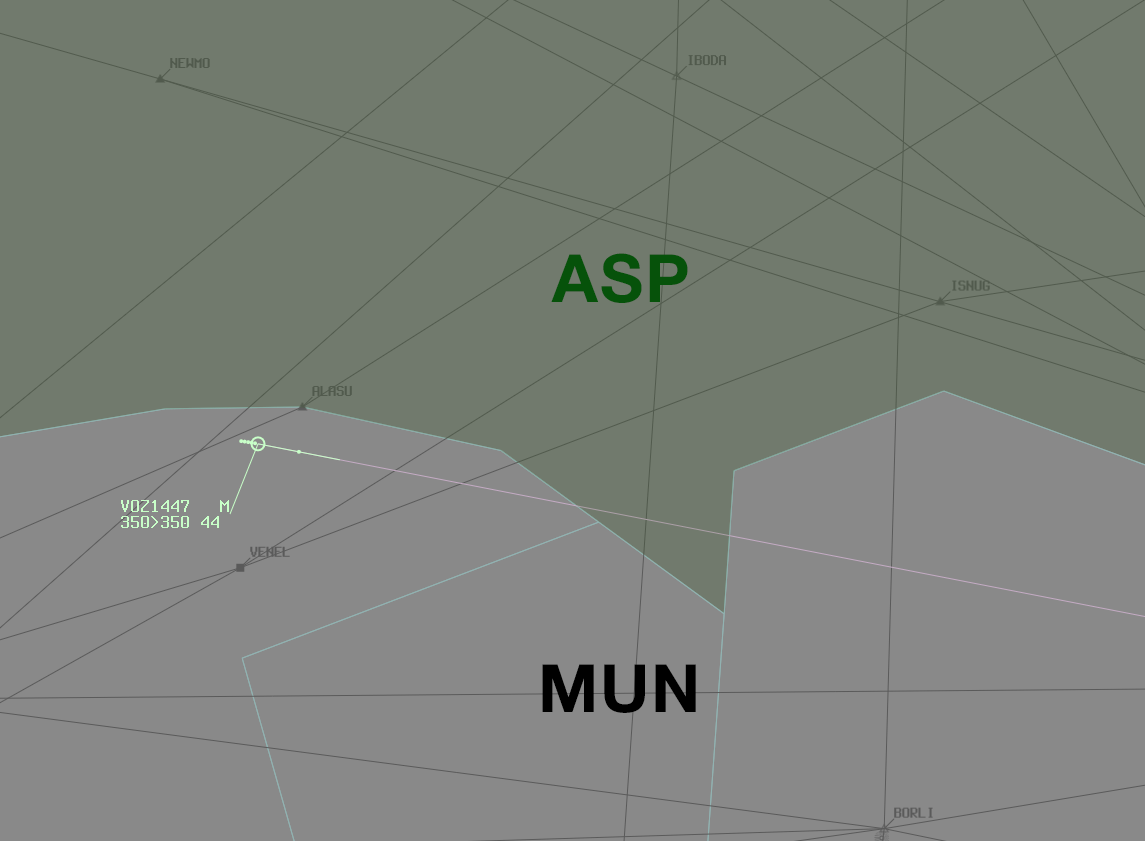
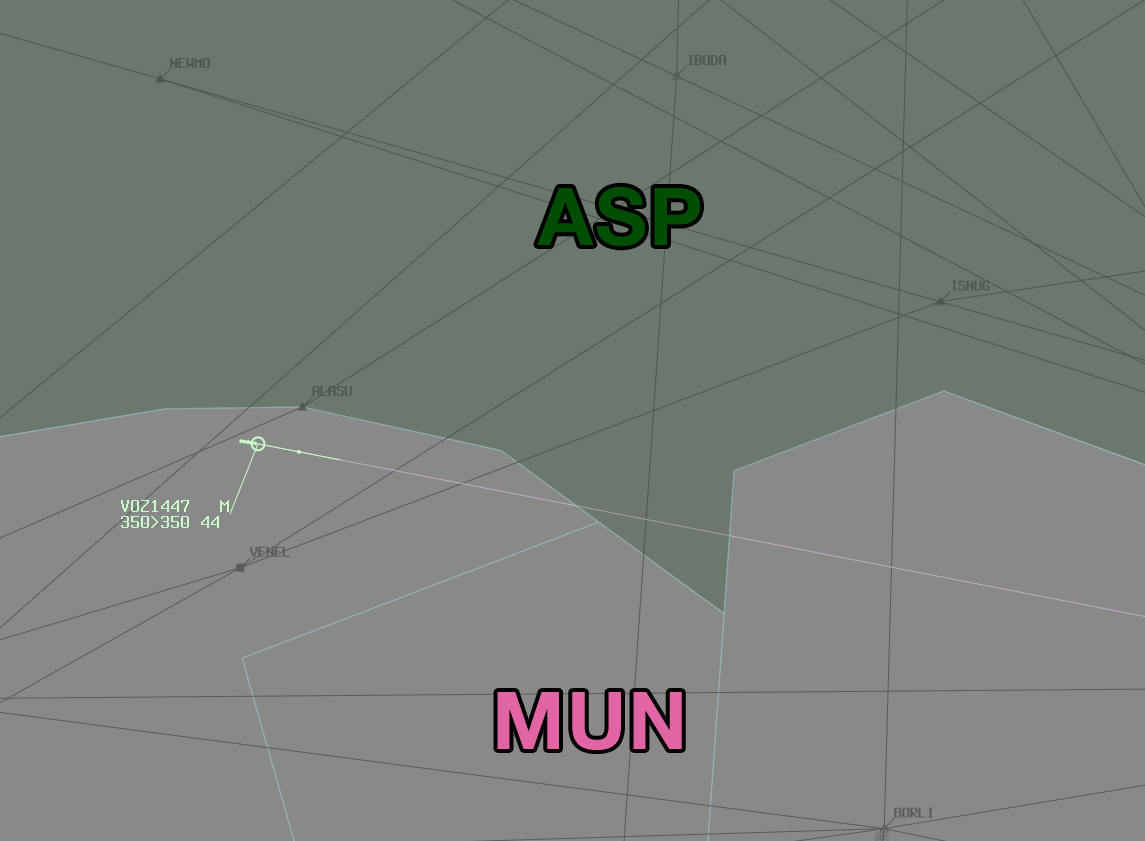
Before/after of a 1145px x 841px layered artwork. What changed in the layer stack:
added group "Labels" with 2 layers above "Shape 1" over left=497, top=186, right=700, bottom=750
moved "MUN" into group "Labels", painted on it over left=497, top=664, right=696, bottom=750
moved "ASP" into group "Labels", painted on it over left=537, top=186, right=700, bottom=303
painted on "Shape 1" over left=0, top=0, right=1145, bottom=613
